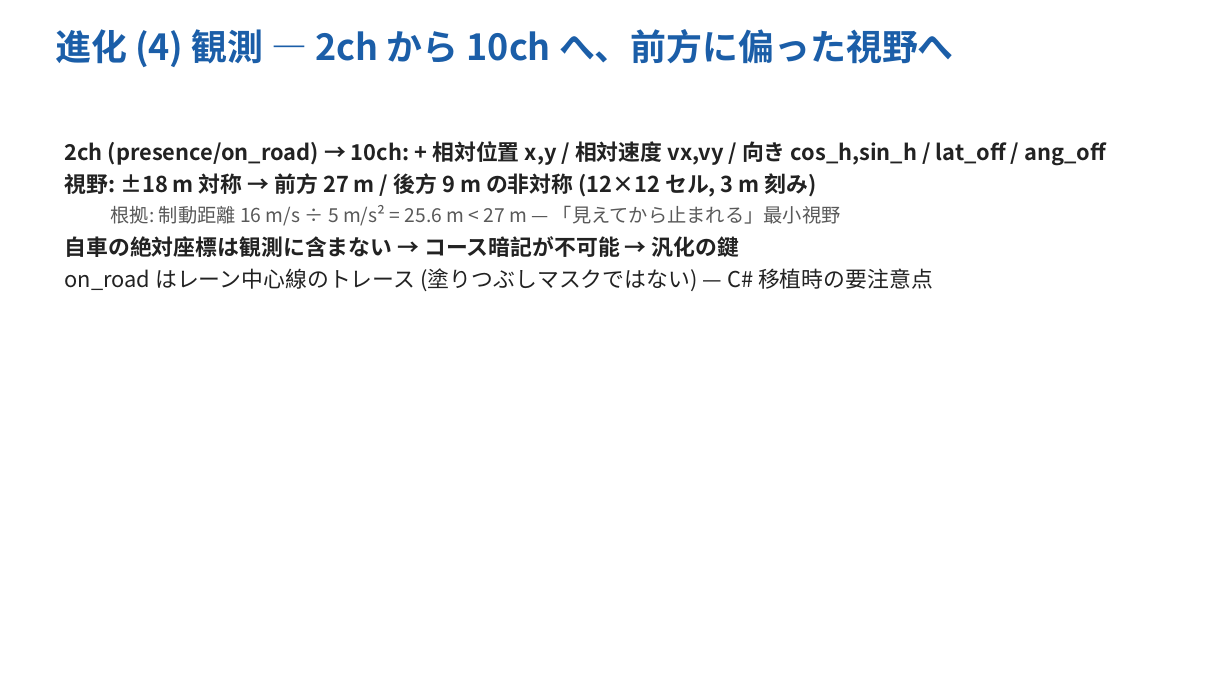
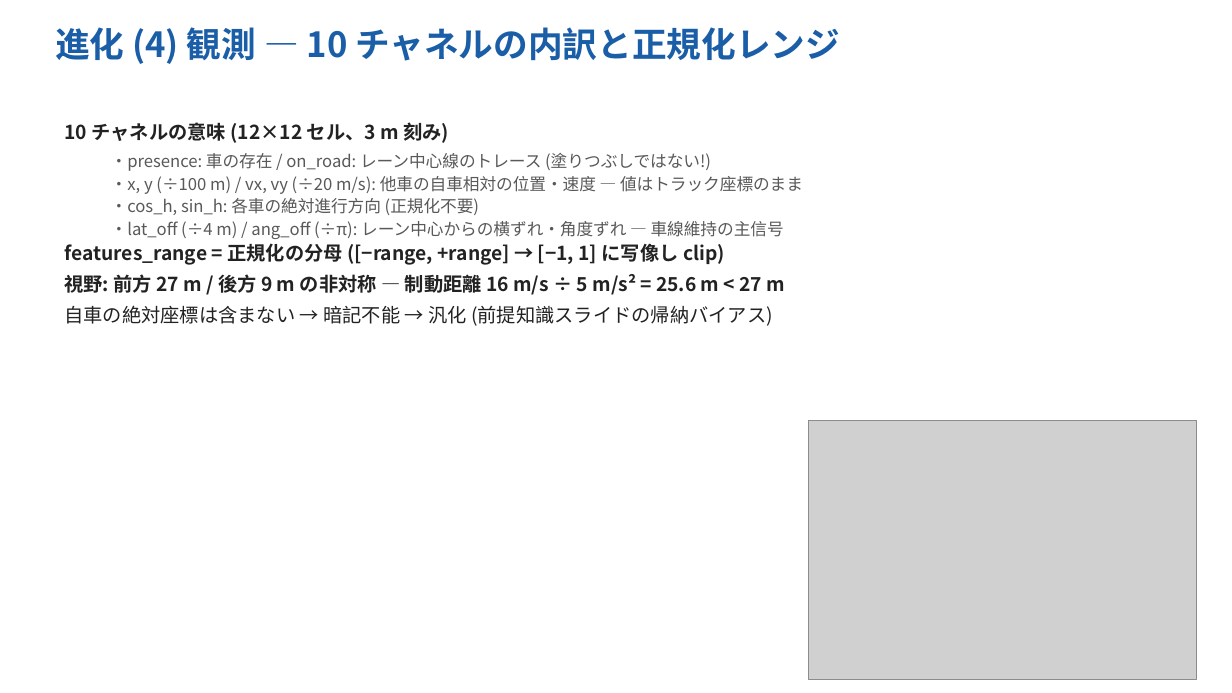
Before and after one commit to Evergarden0101/CircuitAgents, a slide deck: slide 12 of docs/CircuitAgents_intro_ja.pptx (slide 13 before the commit). Drawn at 1232x693 pixels with LibreOffice and Linux fonts; fonts in the diff are those of the drawing; grey boxes stand for pictures. Boxes give left, top, right and bottom in pixels: in the first picture for what was removed or moved away, otherwise in the second. Text is boxed around its words. In the diff, an @@ line names an element or a change of style, - is before the commit and + after.

```diff
--- a/docs/CircuitAgents_intro_ja.pptx
+++ b/docs/CircuitAgents_intro_ja.pptx
@@ text at (55,27,840,64): text changed; size 28 to 27 pt @@
-進化 (4) 観測 — 2ch から 10ch へ、前方に偏った視野へ
+進化 (4) 観測 — 10 チャネルの内訳と正規化レンジ
@@ text at (64,122,803,326): text changed; size 17 to 13 pt; text colour #222222 to #595959; bold off @@
-2ch (presence/on_road) → 10ch: + 相対位置 x,y / 相対速度 vx,vy / 向き cos_h,sin_h / lat_off / ang_off
-視野: ±18 m 対称 → 前方 27 m / 後方 9 m の非対称 (12×12 セル, 3 m 刻み)
-  根拠: 制動距離 16 m/s ÷ 5 m/s² = 25.6 m < 27 m — 「見えてから止まれる」最小視野
-自車の絶対座標は観測に含まない → コース暗記が不可能 → 汎化の鍵
-on_road はレーン中心線のトレース (塗りつぶしマスクではない) — C# 移植時の要注意点
+10 チャネルの意味 (12×12 セル、3 m 刻み)
+  ・presence: 車の存在 / on_road: レーン中心線のトレース (塗りつぶしではない!)
+  ・x, y (÷100 m) / vx, vy (÷20 m/s): 他車の自車相対の位置・速度 — 値はトラック座標のまま
+  ・cos_h, sin_h: 各車の絶対進行方向 (正規化不要)
+  ・lat_off (÷4 m) / ang_off (÷π): レーン中心からの横ずれ・角度ずれ — 車線維持の主信号
+features_range = 正規化の分母 ([−range, +range] → [−1, 1] に写像し clip)
+視野: 前方 27 m / 後方 9 m の非対称 — 制動距離 16 m/s ÷ 5 m/s² = 25.6 m < 27 m
+自車の絶対座標は含まない → 暗記不能 → 汎化 (前提知識スライドの帰納バイアス)
@@ picture added at (809,421,1197,679) @@
```
Also in this commit, not shown: 16 other slides changed, 2 slides added, 3 slides removed, 3 other files.
